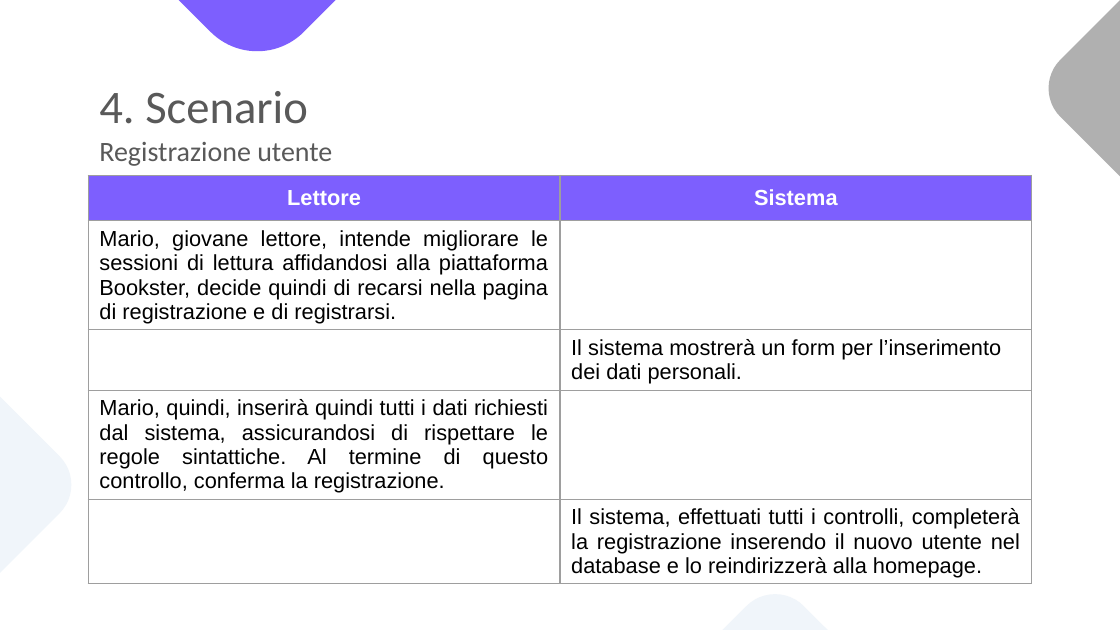
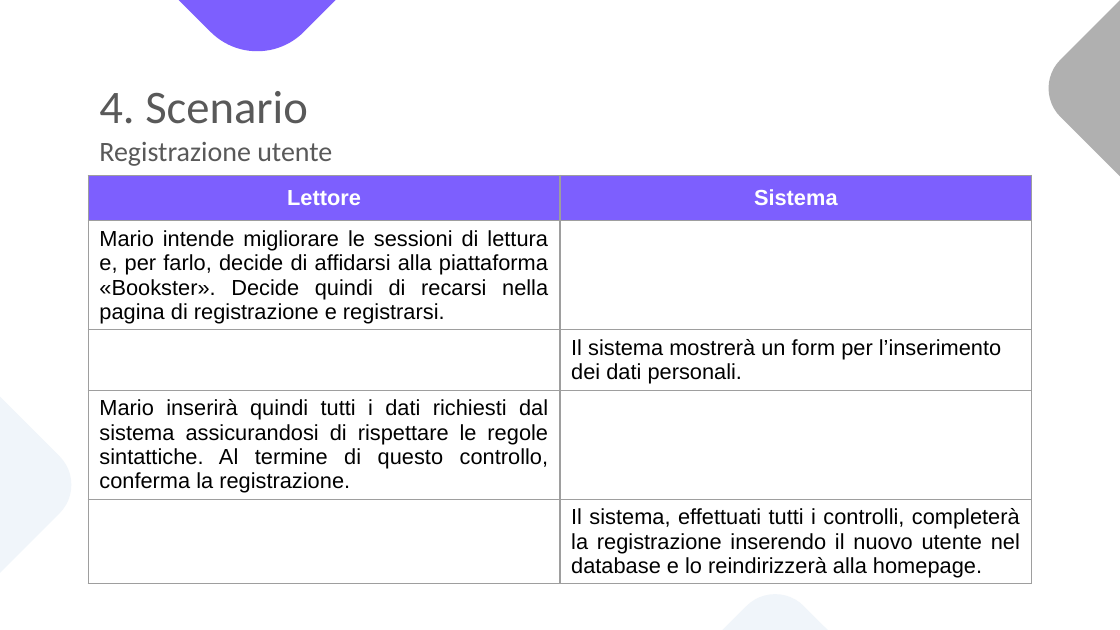
Before and after one commit to notjuary/Bookster_Classe03, a slide deck: slide 31 of DOC/Presentazione.pptx. Drawn at 1120x630 pixels with LibreOffice and Linux fonts; fonts in the diff are those of the drawing. Boxes give left, top, right and bottom in pixels: in the first picture for what was removed or moved away, otherwise in the second. Text is boxed around its words. In the diff, an @@ line names an element or a change of style, - is before the commit and + after.

```diff
--- a/DOC/Presentazione.pptx
+++ b/DOC/Presentazione.pptx
@@ table at (x1=88, y1=176, x2=1032, y2=606) @@
-row 2, column 1: Mario, giovane lettore, intende migliorare le sessioni di lettura affidandosi alla piattaforma Bookster, decide quindi di recarsi nella pagina di registrazione e di registrarsi.
+row 2, column 1: Mario intende migliorare le sessioni di lettura e, per farlo, decide di affidarsi alla piattaforma «Bookster». Decide quindi di recarsi nella pagina di registrazione e registrarsi.
-row 4, column 1: Mario, quindi, inserirà quindi tutti i dati richiesti dal sistema, assicurandosi di rispettare le regole sintattiche. Al termine di questo controllo, conferma la registrazione.
+row 4, column 1: Mario inserirà quindi tutti i dati richiesti dal sistema assicurandosi di rispettare le regole sintattiche. Al termine di questo controllo, conferma la registrazione.
```
Also in this commit, not shown: 57 other slides changed, 1 slide removed.
